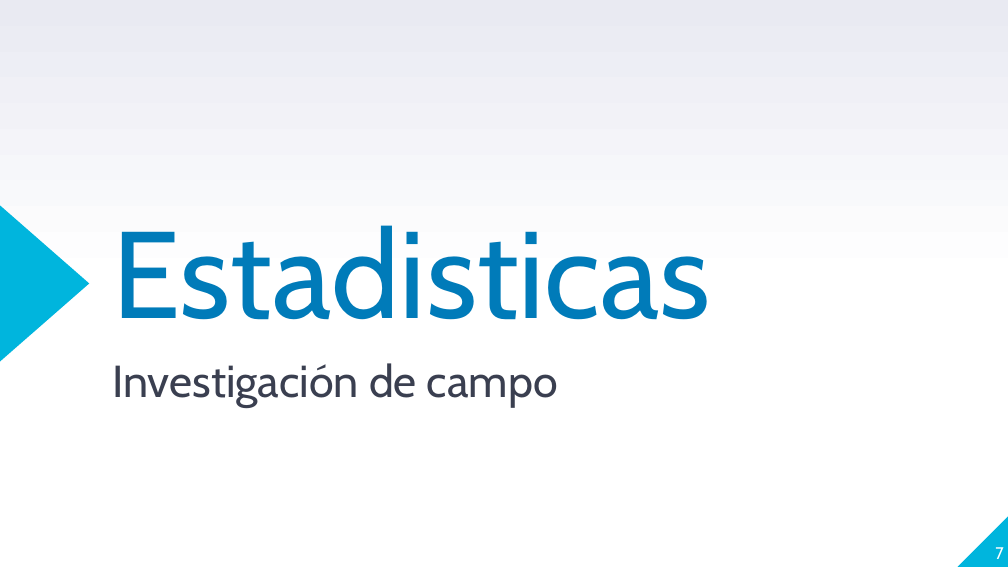
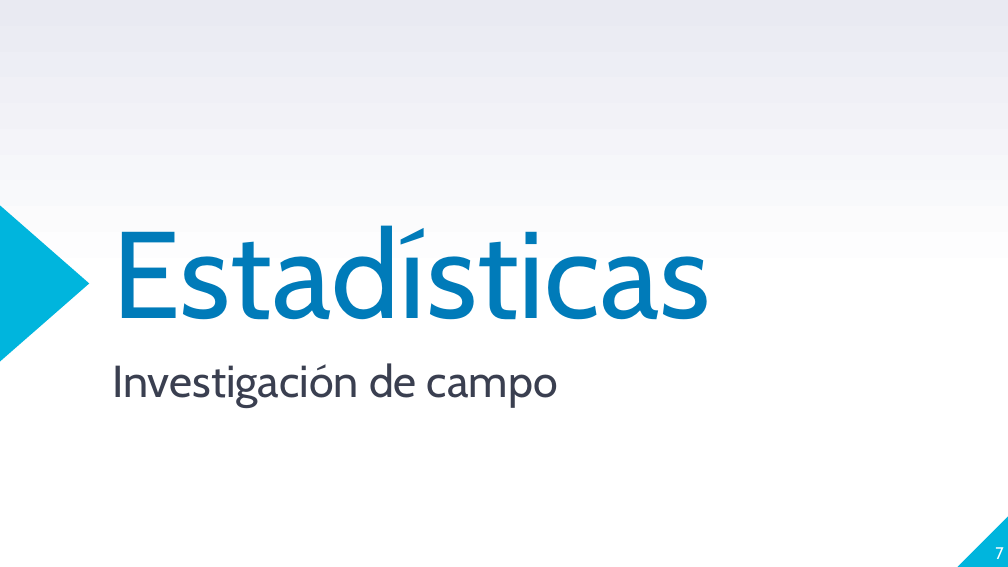
Before and after one commit to lcoronelcosta/integradora, a slide deck: slide 7 of Segundo Borrador - Luis Coronel.pptx. Drawn at 1008x567 pixels with LibreOffice and Linux fonts; fonts in the diff are those of the drawing. Boxes give left, top, right and bottom in pixels: in the first picture for what was removed or moved away, otherwise in the second. Text is boxed around its words. In the diff, an @@ line names an element or a change of style, - is before the commit and + after.

```diff
--- a/Segundo Borrador - Luis Coronel.pptx
+++ b/Segundo Borrador - Luis Coronel.pptx
@@ title at [112,225,710,320]: text changed @@
-Estadisticas
+Estadísticas
```
Also in this commit, not shown: 13 other slides changed, 1 slide added, 2 slides removed, 5 other files.
